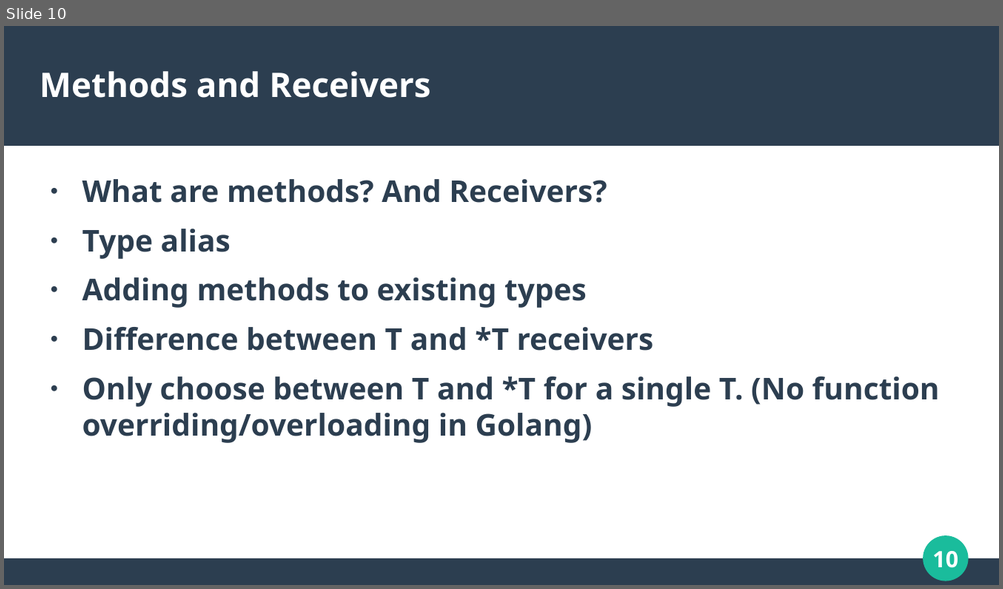
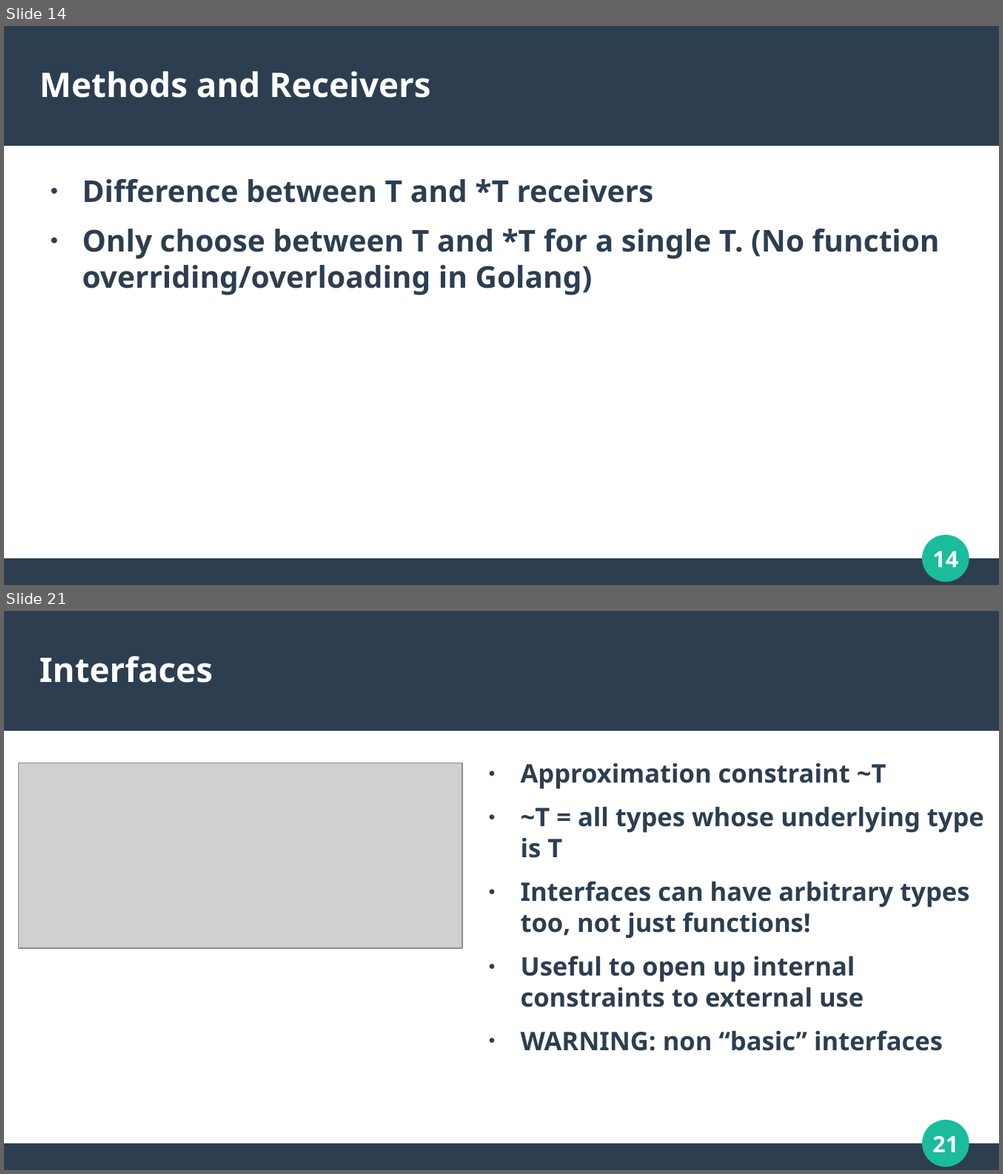
Before and after one commit to calvincramer/golang-training-2-completed, a slide deck: presentation-2.odp. Shown one above the other, each under a label of ours: slide 10 before the commit, slides 14 and 21 after it; the slides between them are not shown. The pictures are 1003x589 and 1003x1174 pixels, drawn with LibreOffice and Linux fonts; fonts in the diff are those of the drawing; grey boxes stand for pictures. Boxes give left, top, right and bottom in pixels: in the first picture for what was removed or moved away, otherwise in the second. Text is boxed around its words. In the diff, an @@ line names an element or a change of style, - is before the commit and + after.

```diff
--- a/presentation-2.odp
+++ b/presentation-2.odp
@@ slide 21 added at (4,611,999,1170), background #FFFFFF; not listed: 4 template elements that a slide beside it also shows @@
@@ title added at (40,656,213,683), 27 pt, text #FFFFFF, bold @@
+Interfaces
@@ picture added at (19,763,463,949) @@
@@ text added at (521,763,984,1051), 20.4 pt, text #2C3E50, bold @@
+● Approximation constraint ~T
+● ~T = all types whose underlying type is T
+● Interfaces can have arbitrary types too, not just functions!
+● Useful to open up internal constraints to external use
+● WARNING: non “basic” interfaces
@@ what was slide 10 is now slide 14 @@
@@ slide 14 changed as well @@
@@ text at (82,179,606,308): paragraphs removed @@
-● What are methods? And Receivers?
-● Type alias
-● Adding methods to existing types
@@ ellipse at (924,537,968,581): outline #1ABC9C 0.85 pt to #1ABC9C 2.15 pt @@
@@ page number at (932,551,958,568): text changed @@
-10
+14
```
Also in this commit, not shown: 13 other slides changed, 14 other slides added, 1 slide removed.
